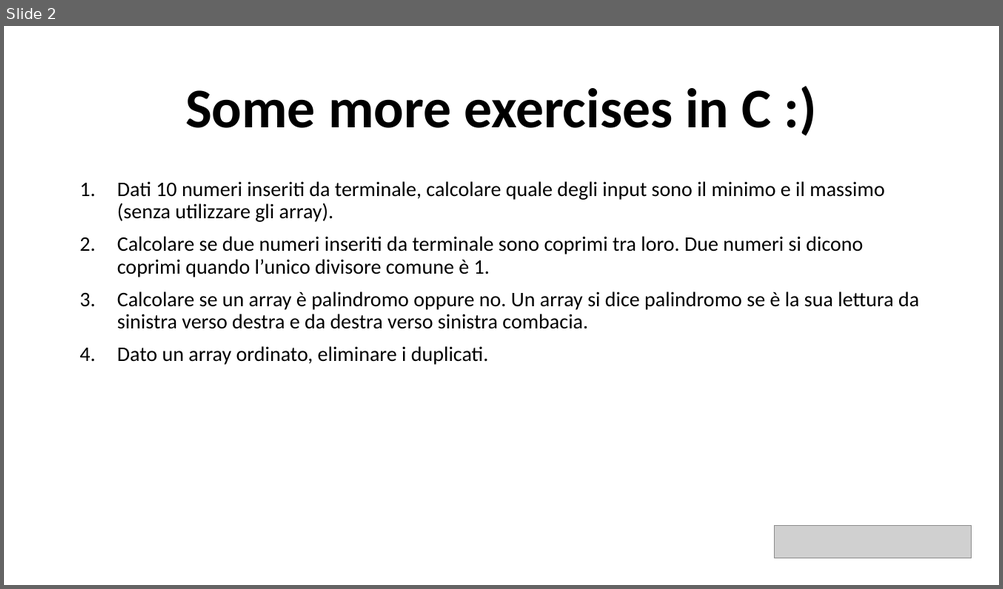
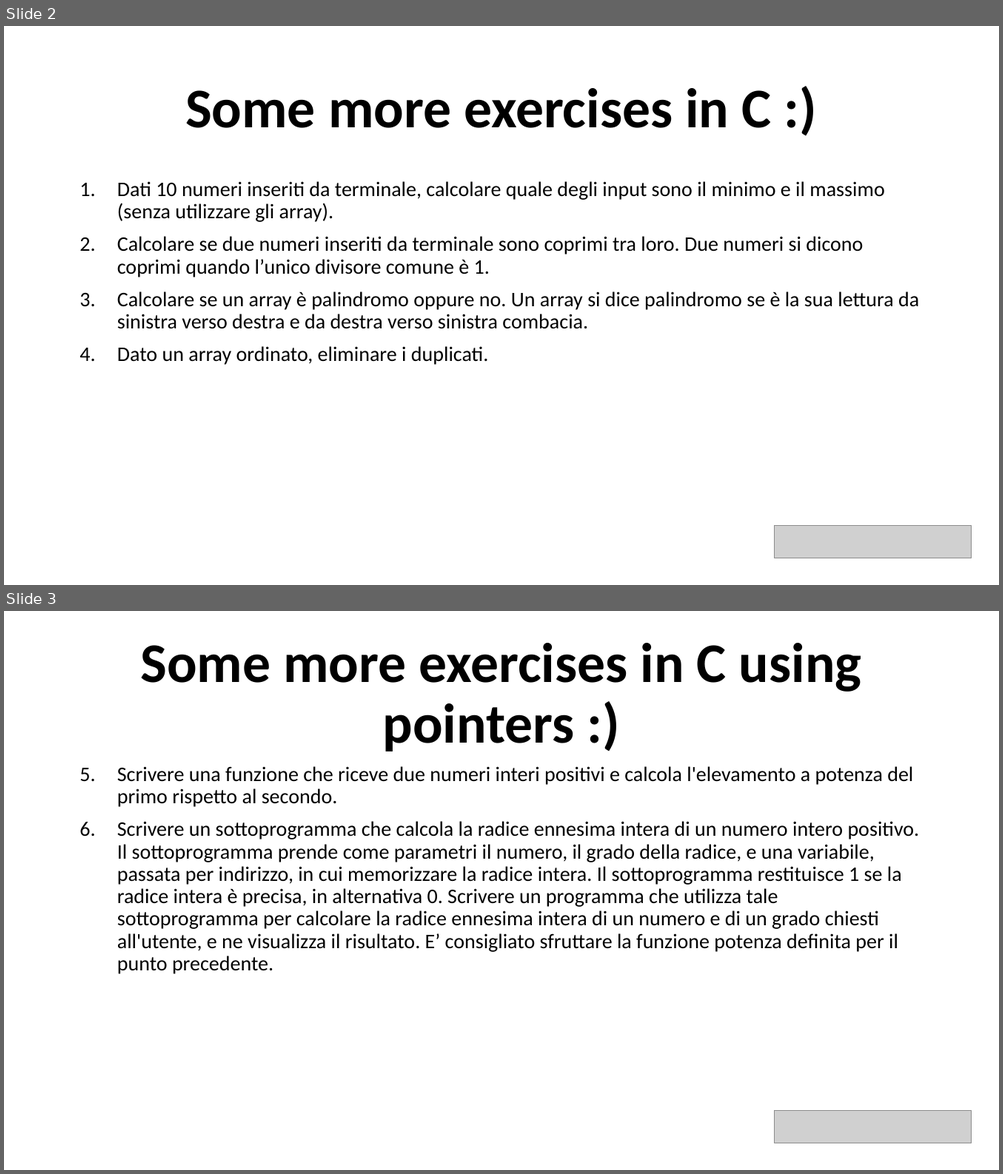
Before and after one commit to v-research/edu, a slide deck: IT_introduction_2021/material/other_exercises.pptx. Shown one above the other, each under a label of ours: slide 2 before the commit, slides 2 and 3 after it. The pictures are 1003x589 and 1003x1174 pixels, drawn with LibreOffice and Linux fonts; fonts in the diff are those of the drawing; grey boxes stand for pictures. Boxes give left, top, right and bottom in pixels: in the first picture for what was removed or moved away, otherwise in the second. Text is boxed around its words. In the diff, an @@ line names an element or a change of style, - is before the commit and + after.

Commit message:
exercises update

```diff
--- a/IT_introduction_2021/material/other_exercises.pptx
+++ b/IT_introduction_2021/material/other_exercises.pptx
@@ slide 3 added at <box>4,611,999,1170</box>, background #FFFFFF @@
@@ title added at <box>141,643,861,752</box>, 54 pt, text #000000, bold @@
+Some more exercises in C using pointers :)
@@ text added at <box>117,766,919,974</box>, 20 pt, text #000000 @@
+5. Scrivere una funzione che riceve due numeri interi positivi e calcola l'elevamento a potenza del primo rispetto al secondo.
+6. Scrivere un sottoprogramma che calcola la radice ennesima intera di un numero intero positivo. Il sottoprogramma prende come parametri il numero, il grado della radice, e una variabile, passata per indirizzo, in cui memorizzare la radice intera. Il sottoprogramma restituisce 1 se la radice intera è precisa, in alternativa 0. Scrivere un programma che utilizza tale sottoprogramma per calcolare la radice ennesima intera di un numero e di un grado chiesti all'utente, e ne visualizza il risultato. E’ consigliato sfruttare la funzione potenza definita per il punto precedente.
@@ picture added at <box>775,1111,972,1143</box> @@
```
Also in this commit, not shown: 2 slides removed, 1 other file.
